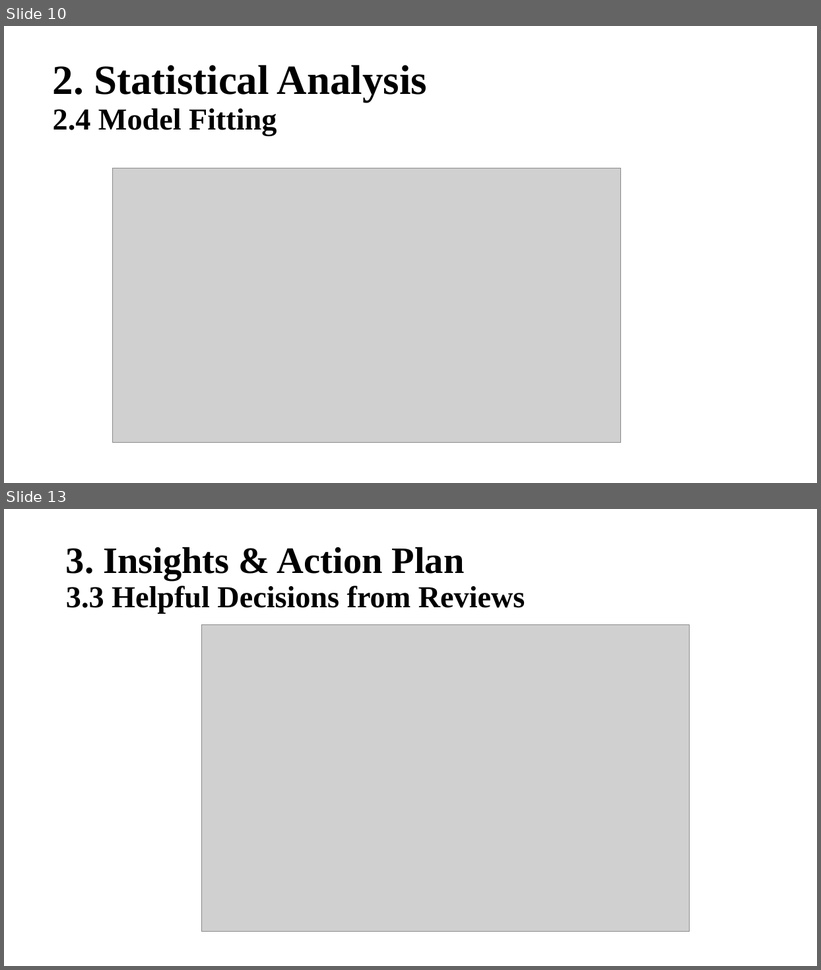
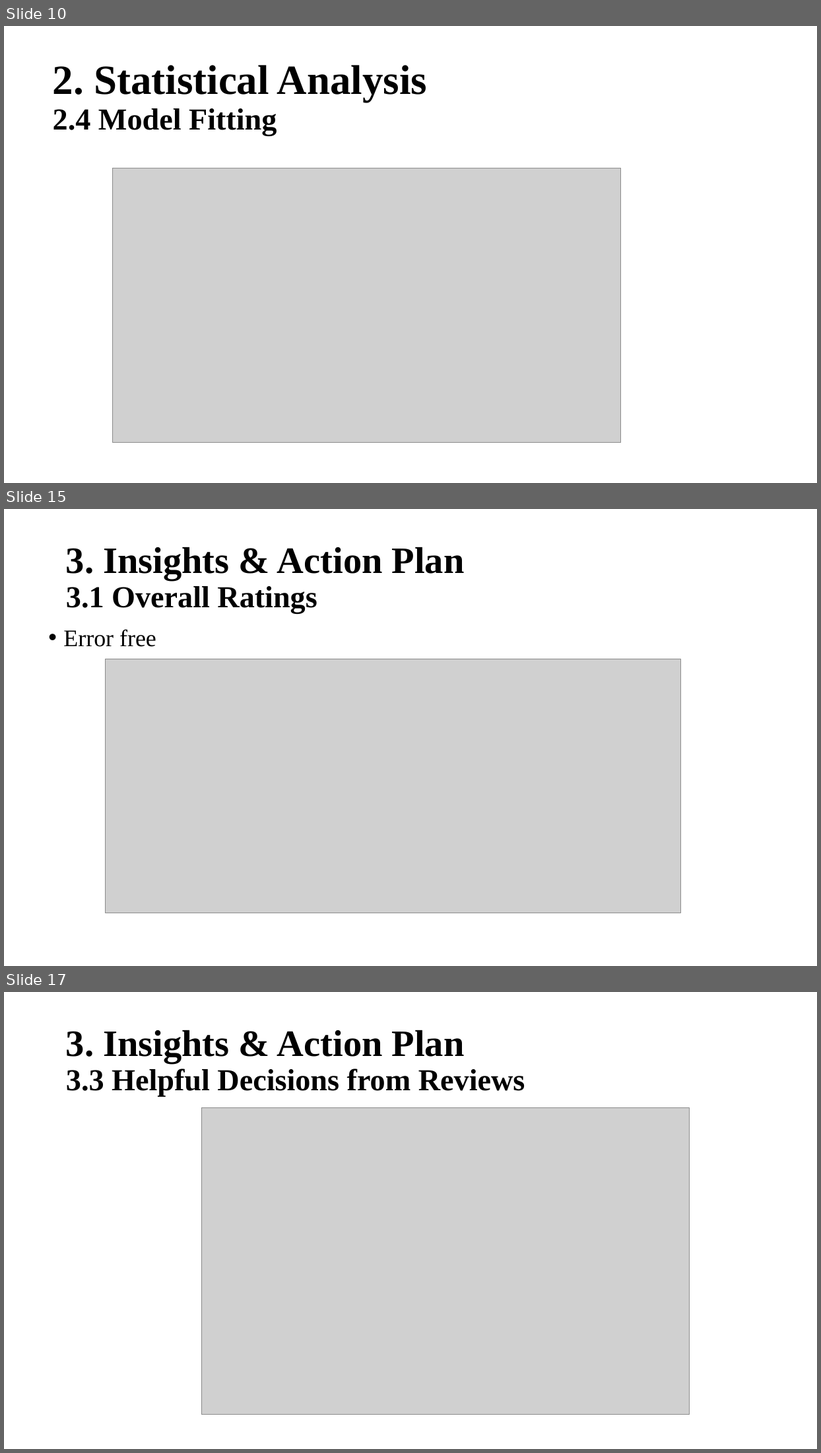
Before and after one commit to Jiawei98/Stat628-Module3, a slide deck: Slides/628module3_Slides.pptx. Shown one above the other, each under a label of ours: slides 10 and 13 before the commit, slides 10, 15 and 17 after it; the slides between them are not shown. The pictures are 821x970 and 821x1453 pixels, drawn with LibreOffice and Linux fonts; fonts in the diff are those of the drawing; grey boxes stand for pictures. Boxes give left, top, right and bottom in pixels: in the first picture for what was removed or moved away, otherwise in the second. Text is boxed around its words. In the diff, an @@ line names an element or a change of style, - is before the commit and + after.

```diff
--- a/Slides/628module3_Slides.pptx
+++ b/Slides/628module3_Slides.pptx
@@ slide 15 added at bbox=[4, 509, 817, 966], background #FFFFFF @@
@@ title added at bbox=[66, 547, 465, 613], 44 pt, text #000000, bold @@
+3. Insights & Action Plan
+3.1 Overall Ratings
@@ text added at bbox=[63, 629, 156, 647], 28 pt, text #000000 @@
+• Error free
@@ picture added at bbox=[105, 659, 680, 914] @@
@@ what was slide 13 is now slide 17 @@
```
Also in this commit, not shown: 4 slides changed, 4 other slides added, 13 other files.
